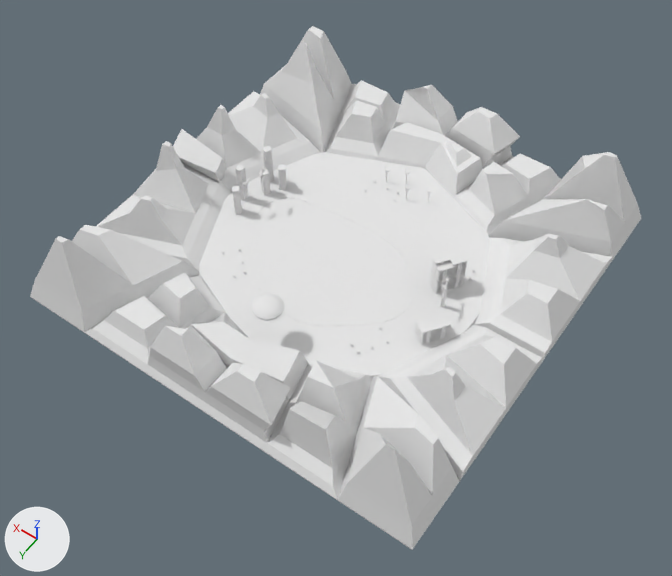
What one commit did to the OBJ model runAndJump/Assets/Models/rotate.obj.
The view is the same before and after, from a camera (50 mm lens) standing at (-466.0, 677.0, 977.0) and looking at (-25.0, 59.0, 5.0). Lighting does not change. The marker at lower left points along +X, +Y and +Z. Where no turn or scale is listed for an object, it has been applied to the vertices.

Names of what the first picture shows: 'Cube.003_Cube.004', 'Cube.004_Cube.002', 'Cube.007', 'Cube.013_Cube.014', 'Cube.014_Cube.015', 'Cube.016_Cube.017', 'Cube.022_Cube.023', 'Cube.023_Cube.024', 'Cube_Cube.003', 'Cylinder_Cylinder.001', 'Mountains_Cube.006'.
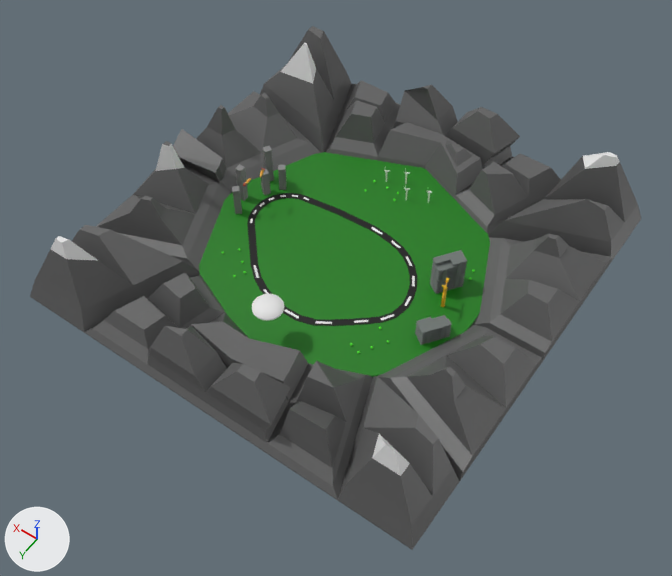
What differs and where, as boxes (x1, y1, x2, y2) in the pictures (672 x 576 px):
'Mountains_Cube.006', recoloured (white to grey)
    both: (30, 26, 641, 550)
'Cylinder_Cylinder.001', recoloured (white to green)
    both: (199, 152, 490, 377)
'Cube.016_Cube.017', recoloured (white to grey)
    both: (247, 193, 417, 326)
'Cube.023_Cube.024', recoloured (white to grey)
    both: (431, 250, 468, 282)
'Cube_Cube.003', recoloured (white to grey)
    both: (415, 315, 452, 345)
'Cube.022_Cube.023', recoloured
    both: (430, 271, 465, 294)
'Cube.004_Cube.002', recoloured
    both: (235, 164, 248, 201)
'Cube.007', recoloured
    both: (263, 146, 274, 181)
'Cube.013_Cube.014', recoloured
    both: (232, 186, 242, 214)
'Cube.014_Cube.015', recoloured
    both: (260, 169, 271, 195)
'Cube.003_Cube.004', recoloured
    both: (278, 165, 287, 190)

Patch to the scene script:
```diff
--- a/runAndJump/Assets/Models/rotate.obj.py
+++ b/runAndJump/Assets/Models/rotate.obj.py
@@ mat_material_007 @@
 mat_material_007 = principled_material('Material.007')
-mat_material_007.base_color = (0.8, 0.8, 0.8)  # white #e7e7e7
+mat_material_007.base_color = (0.227, 0.227, 0.227)  # grey #838383
 mat_material_007.roughness = 1.0
@@ mat_material_001 @@
 mat_material_001 = principled_material('Material.001')
-mat_material_001.base_color = (0.8, 0.8, 0.8)  # white #e7e7e7
+mat_material_001.base_color = (0.0, 0.0, 0.0)  # black #000000
 mat_material_001.roughness = 1.0
@@ mat_material_011 @@
 mat_material_011 = principled_material('Material.011')
-mat_material_011.base_color = (0.8, 0.8, 0.8)  # white #e7e7e7
+mat_material_011.base_color = (0.152, 0.173, 0.164)  # grey #6d7371
 mat_material_011.roughness = 1.0
@@ mat_material_013 @@
 mat_material_013 = principled_material('Material.013')
-mat_material_013.base_color = (0.8, 0.8, 0.8)  # white #e7e7e7
+mat_material_013.base_color = (0.00777, 0.202, 0.00428)  # dark green #167c0e
 mat_material_013.roughness = 1.0
@@ mat_material_008 @@
 mat_material_008 = principled_material('Material.008')
-mat_material_008.base_color = (0.8, 0.8, 0.8)  # white #e7e7e7
+mat_material_008.base_color = (0.119, 0.119, 0.119)  # dark grey #616161
 mat_material_008.roughness = 1.0
```
